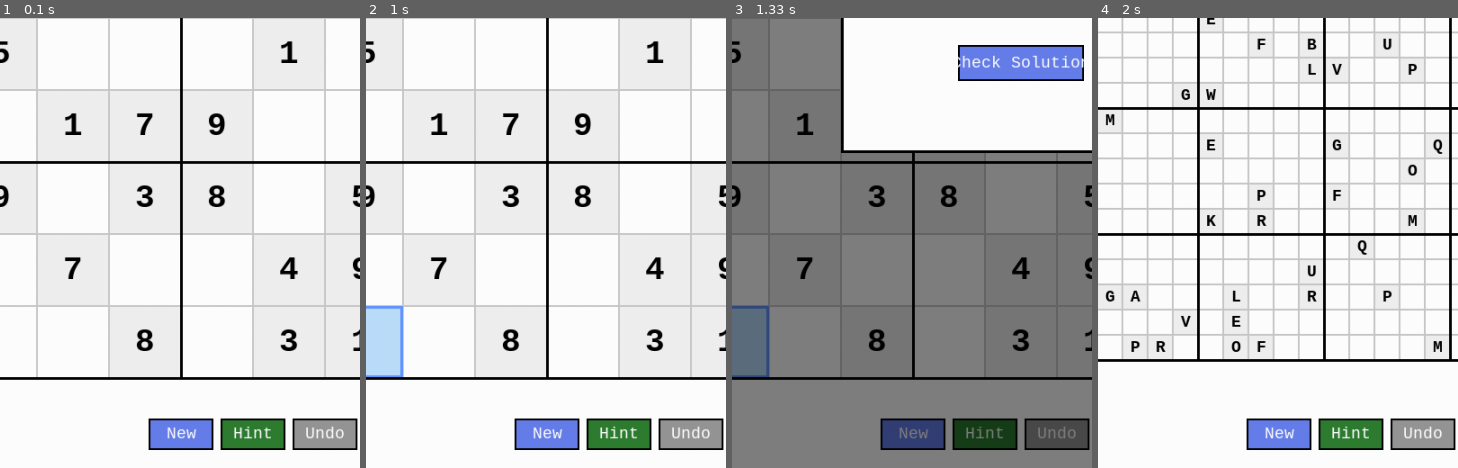
Above: before the commit, frames 1-4 (left to right).
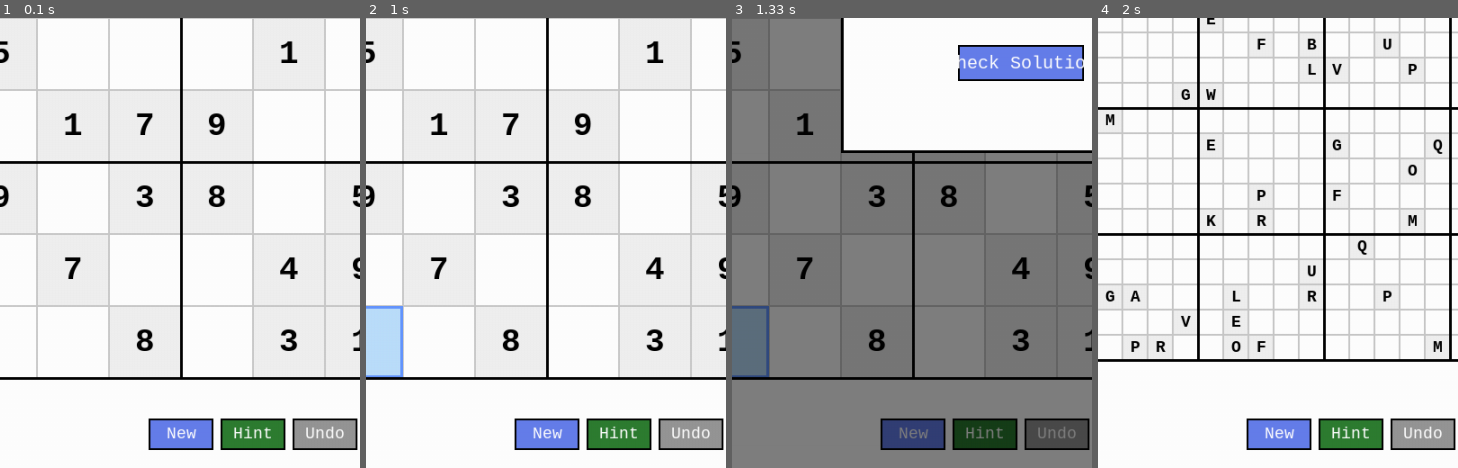
Above: after the commit, the same moments.

Repository: dbdonaldson50/PyGame-Sudoku-Flood
Game: pygame game, started from sudoku_game.py
Same seed, same stepped clock (60 frames per second), same inputs: the game is played once before the commit and once after it.
Inputs:
- Up to frame 1 (0.1 s): no input
- Up to frame 2 (1 s): hold Right 0.33-0.8 s; hold Up from 0.83 s (still down)
- Up to frame 3 (1.33 s): release Up at 1.13 s; click "Settings" at 1.22 s
- Up to frame 4 (2 s): click "7" at 1.72 s
The pictures show only the part of the screen within x 10-60%, y 50-100%; the shares and areas given below are measured in that part.

Frames 1-2 are identical in both runs. In frame 3, 0.5% of the frame differs, in the area x 62-98%, y 8-12%; in frame 4, nothing differs.

Commit message:
Fix button text sizing and prevent points during hints
- Use small_font (22px) for longer button text (New Game, Check Solution)
- Add award_points parameter to auto_fill_singles (default True)
- Pass award_points=False when using hints to prevent point awards
- Improves text readability on modal buttons

Diff:
--- a/sudoku_game.py
+++ b/sudoku_game.py
@@ -244,16 +244,16 @@
         self.selected_cell = None
         self.show_message("New game started! Good luck!", self.DARK_BLUE)
 
-    def auto_fill_singles(self, source_cell=None):
+    def auto_fill_singles(self, source_cell=None, award_points=True):
         """Auto-fill cells that have only one possible value"""
         filled_sequence = game_logic.find_auto_fill_cells(
             self.board, self.initial_board, self.grid_size,
             self.box_size, self.symbols, source_cell
         )
 
-        # Award partial points for auto-filled cells
+        # Award partial points for auto-filled cells (unless from hint)
         filled_count = len(filled_sequence)
-        if filled_count > 0:
+        if filled_count > 0 and award_points:
             points_per_cell = self.difficulty_settings[self.difficulty]['points_per_cell']
             auto_points = (points_per_cell // 2) * filled_count
             self.score += auto_points
@@ -485,7 +485,7 @@
                 self.board[row][col] = self.solution[row][col]
                 self.pencil_marks[row][col].clear()  # Clear pencil marks when placing hint
 
-                auto_filled = self.auto_fill_singles(source_cell=(row, col))
+                auto_filled = self.auto_fill_singles(source_cell=(row, col), award_points=False)
 
                 if auto_filled == 0:
                     self.show_message("Hint given! -10 points", self.DARK_BLUE)
--- a/ui_renderer.py
+++ b/ui_renderer.py
@@ -361,7 +361,7 @@
     pygame.draw.rect(game.screen, check_color, check_button)
     pygame.draw.rect(game.screen, BLACK, check_button, 2)
 
-    check_text = game.button_font.render("Check Solution", True, WHITE)
+    check_text = game.small_font.render("Check Solution", True, WHITE)
     check_rect = check_text.get_rect(center=check_button.center)
     game.screen.blit(check_text, check_rect)
 
@@ -429,6 +429,6 @@
     pygame.draw.rect(game.screen, button_color, newgame_button)
     pygame.draw.rect(game.screen, BLACK, newgame_button, 2)
 
-    newgame_text = game.button_font.render("New Game", True, WHITE)
+    newgame_text = game.small_font.render("New Game", True, WHITE)
     newgame_rect = newgame_text.get_rect(center=newgame_button.center)
     game.screen.blit(newgame_text, newgame_rect)
